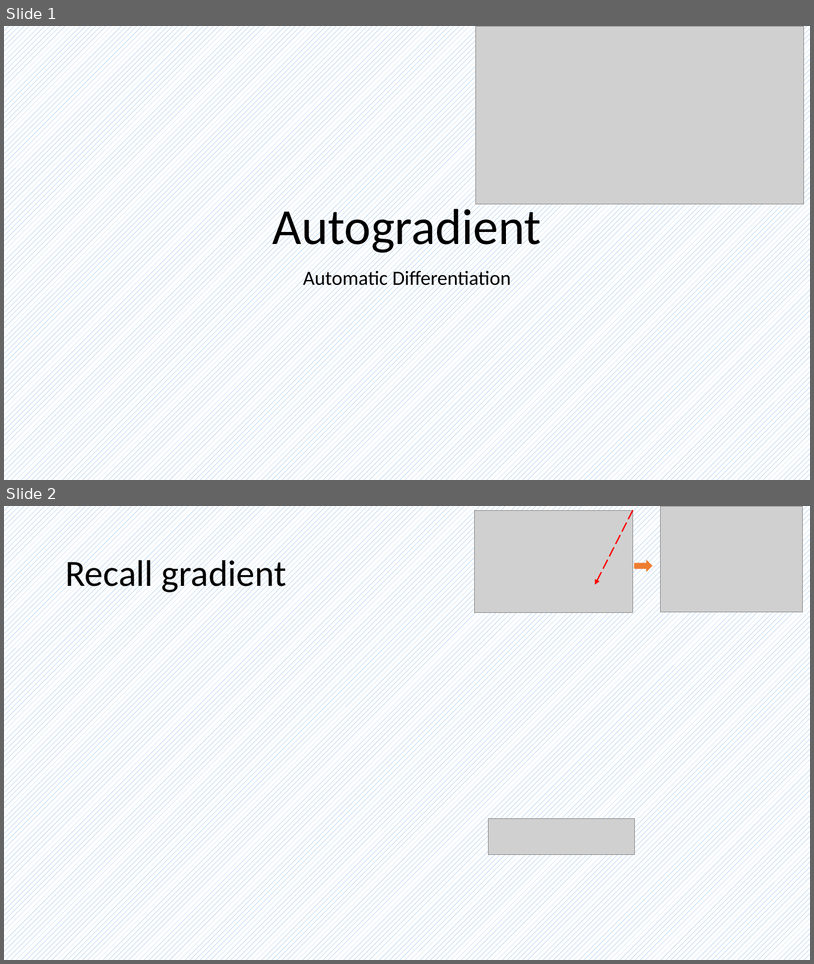
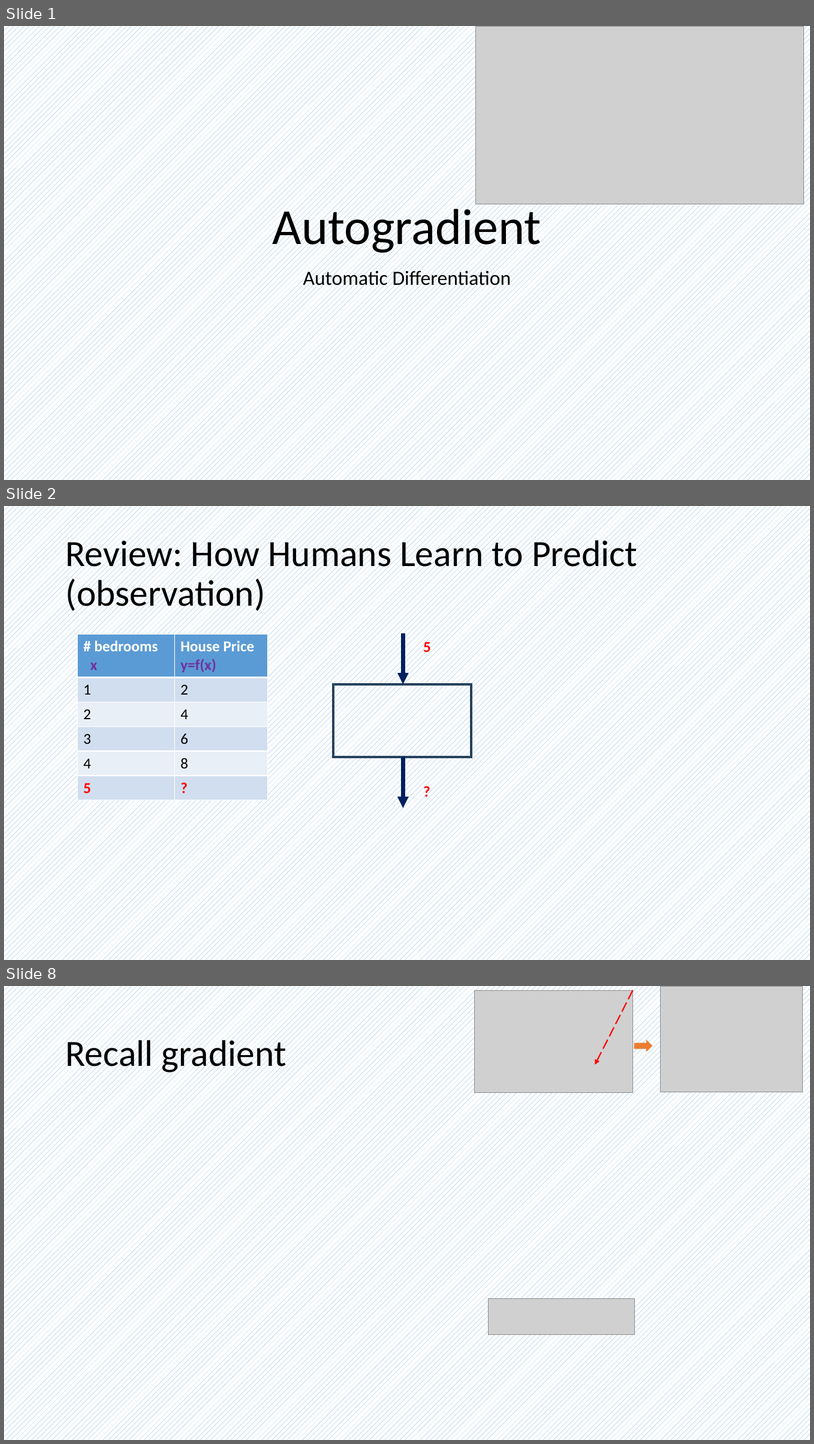
Before and after one commit to frankwxu/AI4DigitalForensics, a slide deck: CYFI445/lectures/03_linear_regressioin_autogradient/compute_autogradient.pptx. Shown one above the other, each under a label of ours: slides 1 and 2 before the commit, slides 1, 2 and 8 after it; the slides between them are not shown. The pictures are 814x964 and 814x1444 pixels, drawn with LibreOffice and Linux fonts; fonts in the diff are those of the drawing; grey boxes stand for pictures; background and template pictures are left out. Boxes give left, top, right and bottom in pixels: in the first picture for what was removed or moved away, otherwise in the second. Text is boxed around its words. In the diff, an @@ line names an element or a change of style, - is before the commit and + after.

```diff
--- a/CYFI445/lectures/03_linear_regressioin_autogradient/compute_autogradient.pptx
+++ b/CYFI445/lectures/03_linear_regressioin_autogradient/compute_autogradient.pptx
@@ slide 2 added at (4, 506, 810, 960), background pattern #5B9BD5 on #FFFFFF @@
@@ title added at (65, 535, 638, 615), 44 pt, text #000000 @@
+Review: How Humans Learn to Predict (observation)
@@ table added at (77, 634, 268, 799), 6 rows, 2 columns @@
+# bedrooms / x | House Price y=f(x)
+1 | 2
+2 | 4
+3 | 6
+4 | 8
+5 | ?
@@ arrow added from (403, 634) to (403, 684), #002060 4.5 pt @@
@@ text added at (423, 640, 431, 656), 18 pt, text #FF0000, bold @@
+5
@@ rectangle added at (333, 684, 471, 757), outline #28445D 3 pt @@
@@ arrow added from (403, 757) to (403, 808), #002060 4.5 pt @@
@@ text added at (418, 779, 464, 803), 18 pt, text #FF0000, bold @@
+?
@@ what was slide 2 is now slide 8 @@
```
Also in this commit, not shown: 5 other slides added, 4 other files.
